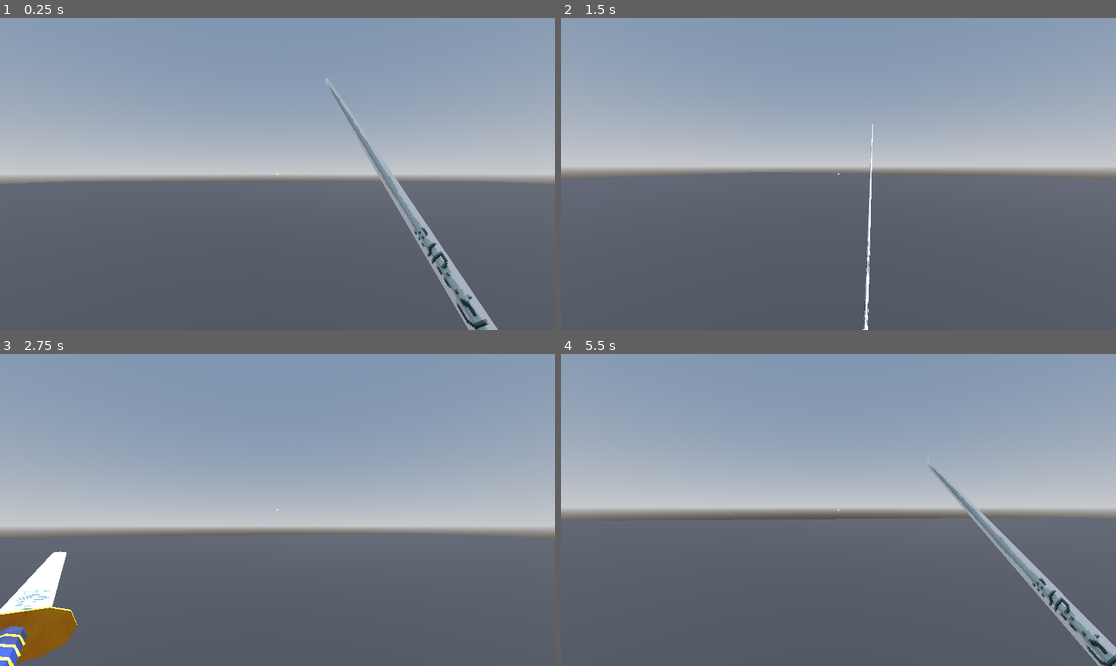
Above: before the commit, frames 1-4 (two rows, left to right).
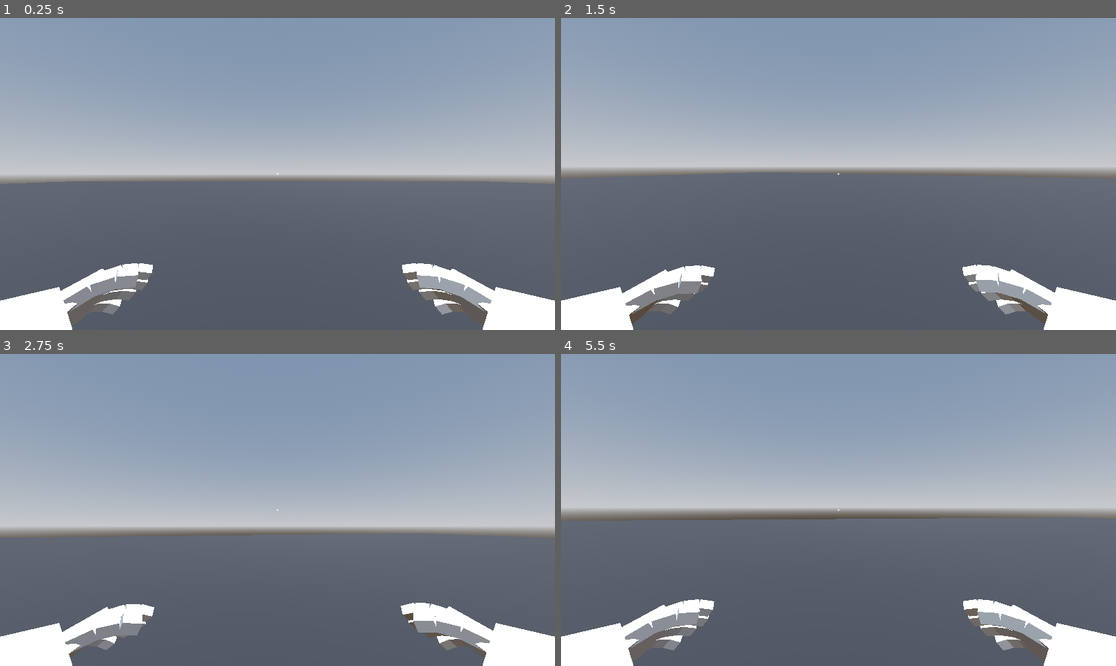
Above: after the commit, the same moments.

Repository: Agakitsune/ProjectSurgingBlood
Game: Godot game, scene res://assets/scenes/world.tscn
Two runs of this game, one before a commit and one after it. Both use one fixed random seed, a clock stepped at 60 frames per second and the inputs below.
Inputs (mouse positions are in pixels of both pictures, inside the frame that each line leads up to):
- Up to frame 1 (0.25 s): no input
- Up to frame 2 (1.5 s): move the mouse to (866, 174) at 0.52 s; hold Ctrl (crouch) 0.53-1.28 s; hold W (forward) from 0.53 s (still down); tap Space (jump) at 0.77 s; click (866, 174) at 0.8 s; move the mouse to (810, 174) at 1.27 s; click (810, 174) at 1.35 s
- Up to frame 3 (2.75 s): keep holding W (forward); tap Space (jump) at 1.52 s; tap Ctrl (crouch) at 1.55 s; move the mouse to (288, 503) at 2.02 s; hold Ctrl (crouch) from 2.03 s (still down); click (288, 503) at 2.3 s
- Up to frame 4 (5.5 s): keep holding W (forward); move the mouse to (832, 516) at 2.77 s; release Ctrl (crouch) at 2.78 s; click (832, 516) at 2.85 s; tap Space (jump) at 3.02, 3.77, 4.52 s; tap Ctrl (crouch) at 3.05, 4.35 s; move the mouse to (877, 513) at 3.52 s; hold Shift (sprint) 3.53-4.28 s; click (877, 513) at 3.8 s; move the mouse to (794, 506) at 4.27 s; move the mouse to (844, 510) at 5.02 s; click (844, 510) at 5.1 s

The runs differ from the first frame. In frame 1, 7.2% of the frame differs, in the area x 0-100%, y 19-100%; in frame 2, 6.1%; in frame 3, 7.7%, in the area x 0-100%, y 63-100%; in frame 4, 7.2%.

Commit message:
fix: Remove uses of WeaponController

Diff:
--- a/assets/scenes/first_person_camera.tscn
+++ b/assets/scenes/first_person_camera.tscn
@@ -1,9 +1,13 @@
-[gd_scene load_steps=2 format=3 uid="uid://c5frm7lunhdt7"]
+[gd_scene load_steps=3 format=3 uid="uid://c5frm7lunhdt7"]
 
 [ext_resource type="Script" path="res://assets/scripts/camera/first_person_camera.gd" id="1_oums7"]
+[ext_resource type="PackedScene" uid="uid://d6yjfrebdp2r" path="res://assets/scenes/player_arms.tscn" id="2_b1k63"]
 
 [node name="FirstPersonCamera" type="Node3D" node_paths=PackedStringArray("camera")]
 script = ExtResource("1_oums7")
 camera = NodePath("Camera3D")
 
 [node name="Camera3D" type="Camera3D" parent="."]
+
+[node name="PlayerArms" parent="Camera3D" instance=ExtResource("2_b1k63")]
+transform = Transform3D(-1, 0, 8.74228e-08, 0, 1, 0, -8.74228e-08, 0, -1, 0, 0, 0)
--- a/assets/scripts/player.gd
+++ b/assets/scripts/player.gd
@@ -17,7 +17,7 @@
 	weapon = _scene.instantiate()
 	weapon.data = preload("res://assets/scripts/resources/weapon_datas/blade.tres")
 
-	camera.camera.add_child(weapon)
+	#camera.camera.add_child(weapon)
 
 	Globals.player = self
 
--- a/assets/scripts/states/player_state.gd
+++ b/assets/scripts/states/player_state.gd
@@ -4,14 +4,14 @@
 var _player: Player
 var _animation: AnimationPlayer
 var _shapecast: ShapeCast3D
-var _weapon: WeaponController
+#var _weapon: WeaponController
 
 func _ready() -> void:
 	await owner.ready
 	_player = owner as Player
 	_animation = _player.animation_player
 	_shapecast = _player.shapecast
-	_weapon = _player.weapon
+	#_weapon = _player.weapon
 
 
 func on_attack_finished() -> void:
--- a/assets/scripts/states/player_states/crouch_state.gd
+++ b/assets/scripts/states/player_states/crouch_state.gd
@@ -18,11 +18,11 @@
 				if not Input.is_action_pressed("crouch"):
 					uncrouch(false)
 	else:
-		(_weapon.load_pose(_weapon.crouch_pose)
-				.duration(0.5)
-				.easing(Blunt.BluntEasing.BACK)
-				.easing_type(Blunt.BluntEasingType.OUT)
-		)
+		#(_weapon.load_pose(_weapon.crouch_pose)
+				#.duration(0.5)
+				#.easing(Blunt.BluntEasing.BACK)
+				#.easing_type(Blunt.BluntEasingType.OUT)
+		#)
 
 		_animation.play("Crouch", -1.0, crouch_speed)
 
@@ -37,8 +37,8 @@
 	_player.update_velocity()
 
 	#if _player.velocity.length_squared() == 0.0:
-	_weapon.idle(delta)
-	_weapon.update(delta)
+	#_weapon.idle(delta)
+	#_weapon.update(delta)
 
 	match Globals.option.crouch:
 		Options.KeyMode.TOGGLE:
@@ -48,8 +48,8 @@
 			if Input.is_action_just_released("crouch"):
 				uncrouch(false)
 
-	if Input.is_action_just_pressed("main_attack"):
-		_weapon.attack()
+	#if Input.is_action_just_pressed("main_attack"):
+		#_weapon.attack()
 
 
 func physics_update(delta: float):
@@ -72,5 +72,5 @@
 			uncrouch(toggle)
 
 
-func on_attack_finished() -> void:
-	_weapon.load_pose(_weapon.crouch_pose).duration(0.5)
+#func on_attack_finished() -> void:
+	#_weapon.load_pose(_weapon.crouch_pose).duration(0.5)
--- a/assets/scripts/states/player_states/fall_state.gd
+++ b/assets/scripts/states/player_states/fall_state.gd
@@ -18,7 +18,7 @@
 func enter(previous_state: String, state: State):
 	_control = false
 	if previous_state == "SlideState":
-		_weapon.load_pose(_weapon.walk_pose).duration(0.3)
+		#_weapon.load_pose(_weapon.walk_pose).duration(0.3)
 
 		await _animation.animation_finished
 
@@ -50,8 +50,8 @@
 	_player.update_velocity()
 	_actual_speed = lerp(_actual_speed, speed, delta)
 
-	_weapon.mouse(delta)
-	_weapon.update(delta)
+	#_weapon.mouse(delta)
+	#_weapon.update(delta)
 
 	if _player.velocity.y < 0.0:
 		_air_time += delta
--- a/assets/scripts/states/player_states/idle_state.gd
+++ b/assets/scripts/states/player_states/idle_state.gd
@@ -6,11 +6,6 @@
 @export var deceleration: float = 0.25
 
 func enter(previous_state: String, state: State):
-	if previous_state == "CrouchState":
-		_weapon.load_pose(_weapon.idle_pose).duration(0.3)
-	else:
-		_weapon.load_pose(_weapon.idle_pose).duration(0.2)
-
 	await _animation.animation_finished
 	_animation.pause()
 
@@ -24,9 +19,9 @@
 	_player.update_input(speed, acceleration, deceleration)
 	_player.update_velocity()
 
-	_weapon.idle(delta)
-	_weapon.mouse(delta)
-	_weapon.update(delta)
+	#_weapon.idle(delta)
+	#_weapon.mouse(delta)
+	#_weapon.update(delta)
 
 	#_weapon.sway_idle(delta)
 	#_weapon.sway_weapon(delta)
@@ -47,8 +42,8 @@
 	if Input.is_action_just_pressed("jump") and on_floor:
 		delegated.emit("JumpState")
 
-	if Input.is_action_just_pressed("main_attack"):
-		_weapon.attack()
+	#if Input.is_action_just_pressed("main_attack"):
+		#_weapon.attack()
 
 	if _player.velocity.y < 0.0 and not on_floor:
 		delegated.emit("FallState")
@@ -58,5 +53,5 @@
 	pass
 
 
-func on_attack_finished() -> void:
-	_weapon.load_pose(_weapon.idle_pose).duration(0.2)
+#func on_attack_finished() -> void:
+	#_weapon.load_pose(_weapon.idle_pose).duration(0.2)
--- a/assets/scripts/states/player_states/jump_state.gd
+++ b/assets/scripts/states/player_states/jump_state.gd
@@ -22,12 +22,12 @@
 		_jump_count = 1
 		_player.velocity.y += jump_velocity
 
-	if (
-			(previous_state != "WalkState")
-			or (previous_state != "SprintState")
-			or (previous_state != "JumpState")
-	):
-		_weapon.load_pose(_weapon.walk_pose).duration(0.2)
+	#if (
+			#(previous_state != "WalkState")
+			#or (previous_state != "SprintState")
+			#or (previous_state != "JumpState")
+	#):
+		#_weapon.load_pose(_weapon.walk_pose).duration(0.2)
 
 
 func exit(next_state: String):
@@ -39,8 +39,8 @@
 	_player.update_input(_actual_speed * air_multiplier, acceleration, deceleration)
 	_player.update_velocity()
 
-	_weapon.mouse(delta)
-	_weapon.update(delta)
+	#_weapon.mouse(delta)
+	#_weapon.update(delta)
 
 	if Input.is_action_just_pressed("jump") and (_jump_count < jumps):
 		_jump_count += 1
--- a/assets/scripts/states/player_states/slide_state.gd
+++ b/assets/scripts/states/player_states/slide_state.gd
@@ -13,11 +13,11 @@
 	_animation.speed_scale = 1.0
 	_animation.play("Slide", -1.0, 4.0)
 
-	(_weapon.load_pose(_weapon.crouch_pose)
-			.duration(0.25)
-			.easing(Blunt.BluntEasing.BACK)
-			.easing_type(Blunt.BluntEasingType.OUT)
-	)
+	#(_weapon.load_pose(_weapon.crouch_pose)
+			#.duration(0.25)
+			#.easing(Blunt.BluntEasing.BACK)
+			#.easing_type(Blunt.BluntEasingType.OUT)
+	#)
 
 
 
@@ -30,8 +30,8 @@
 	_player.update_speed(speed, acceleration, deceleration)
 	_player.update_velocity()
 
-	_weapon.mouse(delta)
-	_weapon.update(delta)
+	#_weapon.mouse(delta)
+	#_weapon.update(delta)
 
 	if _player.is_on_wall():
 		finish()
--- a/assets/scripts/states/player_states/sprint_state.gd
+++ b/assets/scripts/states/player_states/sprint_state.gd
@@ -19,9 +19,9 @@
 	_player.update_input(self.speed, acceleration, deceleration)
 	_player.update_velocity()
 
-	_weapon.bob(delta, speed, 0.02)
-	_weapon.mouse(delta)
-	_weapon.update(delta)
+	#_weapon.bob(delta, speed, 0.02)
+	#_weapon.mouse(delta)
+	#_weapon.update(delta)
 
 	var on_floor = _player.is_on_floor()
 	var speed = _player.velocity.length()
@@ -53,8 +53,8 @@
 	if _player.velocity.y < 0.0 and not on_floor:
 		delegated.emit("FallState")
 
-	if Input.is_action_just_pressed("main_attack"):
-		_weapon.attack()
+	#if Input.is_action_just_pressed("main_attack"):
+		#_weapon.attack()
 
 
 func physics_update(delta: float):
@@ -66,5 +66,5 @@
 	_animation.speed_scale = weight * 3.0
 
 
-func on_attack_finished() -> void:
-	_weapon.load_pose(_weapon.walk_pose).duration(0.2)
+#func on_attack_finished() -> void:
+	#_weapon.load_pose(_weapon.walk_pose).duration(0.2)
--- a/assets/scripts/states/player_states/walk_state.gd
+++ b/assets/scripts/states/player_states/walk_state.gd
@@ -10,10 +10,10 @@
 		await _animation.animation_finished
 	_animation.play("Walk", -1, 1.0)
 
-	if previous_state == "CrouchState":
-		_weapon.load_pose(_weapon.walk_pose).duration(0.3)
-	elif previous_state != "SprintState":
-		_weapon.load_pose(_weapon.walk_pose).duration(0.2)
+	#if previous_state == "CrouchState":
+		#_weapon.load_pose(_weapon.walk_pose).duration(0.3)
+	#elif previous_state != "SprintState":
+		#_weapon.load_pose(_weapon.walk_pose).duration(0.2)
 
 
 func exit(next_state: String):
@@ -26,9 +26,9 @@
 	_player.update_velocity()
 
 	#_weapon.idle(delta)
-	_weapon.bob(delta, speed, 0.015)
-	_weapon.mouse(delta)
-	_weapon.update(delta)
+	#_weapon.bob(delta, speed, 0.015)
+	#_weapon.mouse(delta)
+	#_weapon.update(delta)
 
 	var speed = _player.velocity.length()
 	var on_floor = _player.is_on_floor()
@@ -52,8 +52,8 @@
 	if _player.velocity.y < 0.0 and not on_floor:
 		delegated.emit("FallState")
 
-	if Input.is_action_just_pressed("main_attack"):
-		_weapon.attack()
+	#if Input.is_action_just_pressed("main_attack"):
+		#_weapon.attack()
 
 	if speed == 0.0:
 		_animation.get_animation("ToIdle").track_set_key_value(0, 0, _player.camera.position.x)
@@ -76,5 +76,5 @@
 	_animation.speed_scale = lerp(0.0, 2.0, weight)
 
 
-func on_attack_finished() -> void:
-	_weapon.load_pose(_weapon.walk_pose).duration(0.2)
+#func on_attack_finished() -> void:
+	#_weapon.load_pose(_weapon.walk_pose).duration(0.2)
